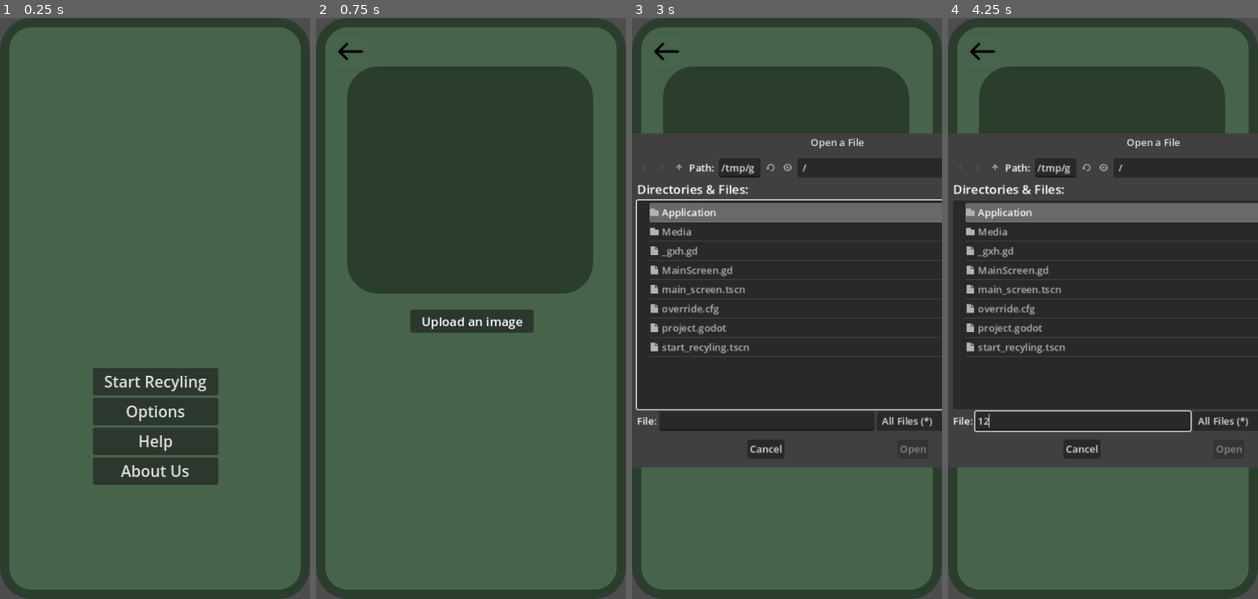
Above: before the commit, frames 1-4 (left to right).
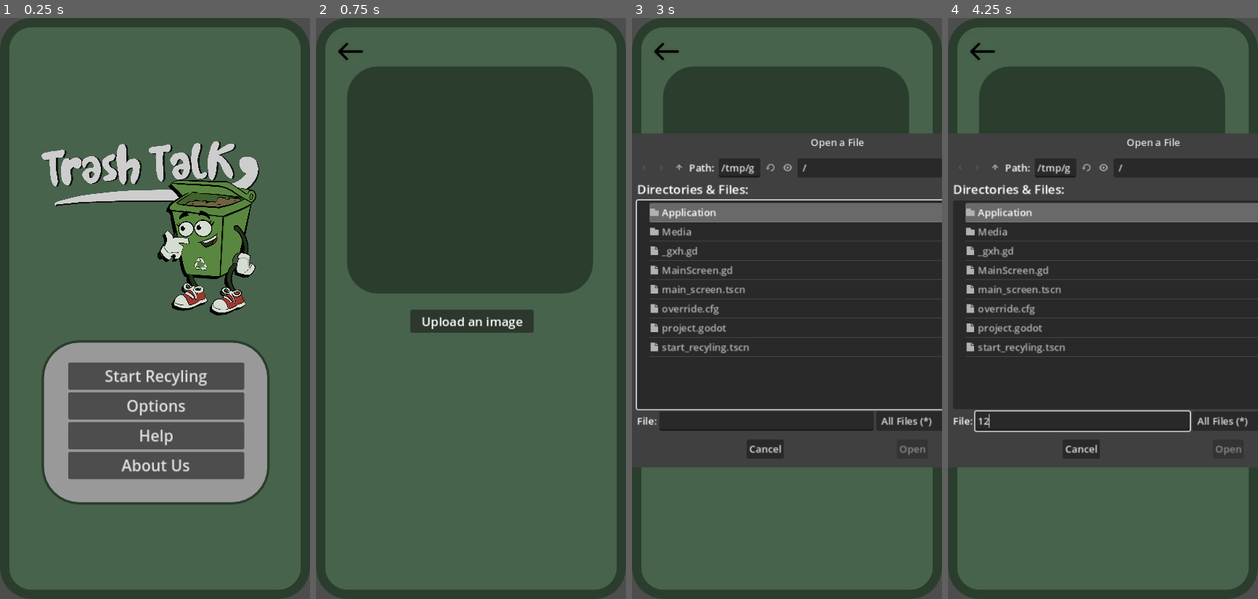
Above: after the commit, the same moments.

Repository: JeremieBolduc/polyhx-h2024
Game: Godot game, scene res://Application/main_screen.tscn
Two runs of this game, one before a commit and one after it. Both use one fixed random seed, a clock stepped at 60 frames per second and the inputs below.
Inputs (mouse positions are in pixels of both pictures, inside the frame that each line leads up to):
- Up to frame 1 (0.25 s): no input
- Up to frame 2 (0.75 s): click "Start Recyling" at 0.5 s
- Up to frame 3 (3 s): click (666, 52) at 1.25 s; click "Start Recyling" at 2 s; click "Upload an image" at 2.75 s
- Up to frame 4 (4.25 s): click (1084, 418) at 3.52 s; type "12" at 3.6 s

The runs differ from the first frame. In frame 1, 24% of the frame differs, in the area x 13-87%, y 21-84%; in frame 2, nothing differs; in frame 3, 0.2%; in frame 4, 0.2%.

Commit message:
Main Screen

Diff:
--- a/Godot/Application/main_screen.tscn
+++ b/Godot/Application/main_screen.tscn
@@ -1,6 +1,8 @@
-[gd_scene load_steps=3 format=3 uid="uid://b13kutbtadivj"]
+[gd_scene load_steps=6 format=3 uid="uid://b13kutbtadivj"]
 
 [ext_resource type="Script" path="res://MainScreen.gd" id="1_skgiv"]
+[ext_resource type="Texture2D" uid="uid://8onn6pi5lp65" path="res://Media/Images/Trash_Talk_Line_Shadow.png" id="2_nmqt3"]
+[ext_resource type="Texture2D" uid="uid://dp2qimqbv6k42" path="res://Media/Images/Logo_Shadow.png" id="3_0olsf"]
 
 [sub_resource type="StyleBoxFlat" id="StyleBoxFlat_pmc4y"]
 bg_color = Color(0.266667, 0.431373, 0.290196, 0.662745)
@@ -13,6 +15,17 @@
 corner_radius_top_right = 50
 corner_radius_bottom_right = 50
 corner_radius_bottom_left = 50
+
+[sub_resource type="StyleBoxFlat" id="StyleBoxFlat_5t4nx"]
+border_width_left = 4
+border_width_top = 4
+border_width_right = 4
+border_width_bottom = 4
+border_color = Color(0.168627, 0.243137, 0.180392, 1)
+corner_radius_top_left = 60
+corner_radius_top_right = 60
+corner_radius_bottom_right = 60
+corner_radius_bottom_left = 60
 
 [node name="MainScreen2" type="Control"]
 layout_mode = 3
@@ -45,27 +58,48 @@
 
 [node name="Control" type="Control" parent="Screen/Panel"]
 layout_mode = 1
-anchors_preset = 8
-anchor_left = 0.5
-anchor_top = 0.5
-anchor_right = 0.5
-anchor_bottom = 0.5
-offset_top = -115.0
-offset_right = 40.0
-offset_bottom = -75.0
+anchor_left = 0.15
+anchor_top = 0.154
+anchor_right = 0.858
+anchor_bottom = 0.45
+offset_left = 175.0
+offset_top = 149.856
+offset_right = -165.0
+offset_bottom = -127.2
 grow_horizontal = 2
 grow_vertical = 2
+
+[node name="TrashTalkLineShadow" type="Sprite2D" parent="Screen/Panel/Control"]
+position = Vector2(-26, -39)
+scale = Vector2(0.15, 0.15)
+texture = ExtResource("2_nmqt3")
+
+[node name="LogoShadow" type="Sprite2D" parent="Screen/Panel/Control"]
+position = Vector2(95, 71)
+scale = Vector2(0.15, 0.15)
+texture = ExtResource("3_0olsf")
+
+[node name="Panel2" type="Panel" parent="Screen/Panel/Control"]
+layout_mode = 0
+offset_left = -183.0
+offset_top = 225.0
+offset_right = 185.0
+offset_bottom = 490.0
+theme_override_styles/panel = SubResource("StyleBoxFlat_5t4nx")
 
 [node name="VBoxContainer" type="VBoxContainer" parent="Screen/Panel"]
 layout_mode = 1
 anchors_preset = -1
 anchor_left = 0.3
-anchor_top = 0.604701
+anchor_top = 0.557692
 anchor_right = 0.704
-anchor_bottom = 0.801282
+anchor_bottom = 0.754274
+offset_left = -40.0
+offset_top = 35.0
+offset_right = 42.0
+offset_bottom = 35.0
 grow_horizontal = 2
 grow_vertical = 2
-metadata/_edit_use_anchors_ = true
 
 [node name="Start_Recycling" type="Button" parent="Screen/Panel/VBoxContainer"]
 layout_mode = 2
